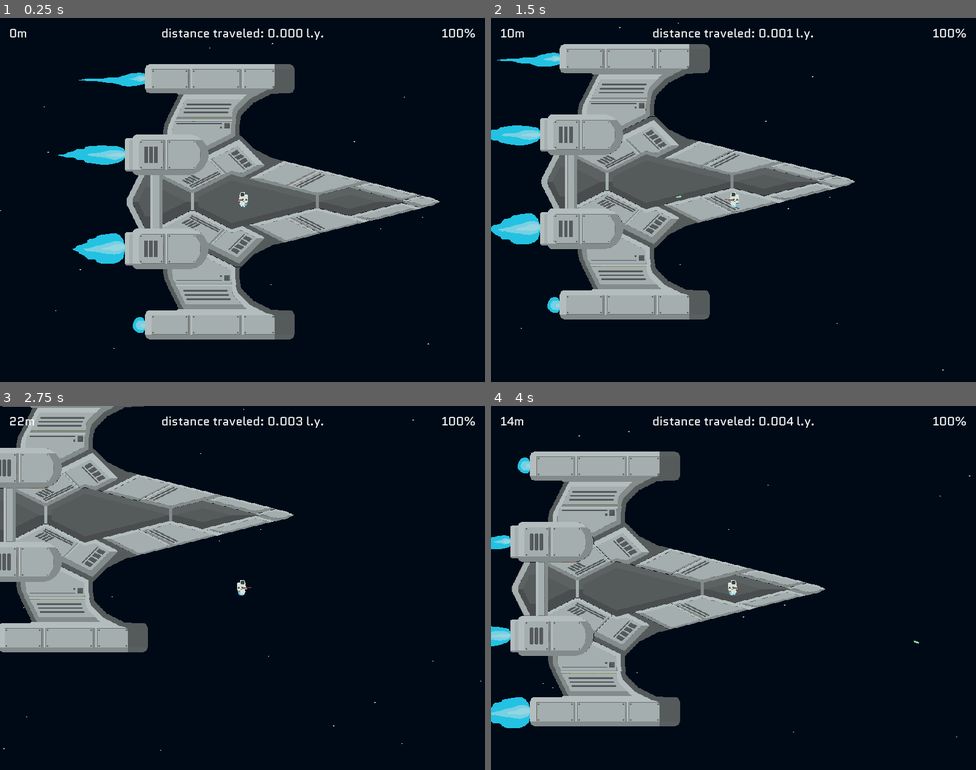
Above: before the commit, frames 1-4 (two rows, left to right).
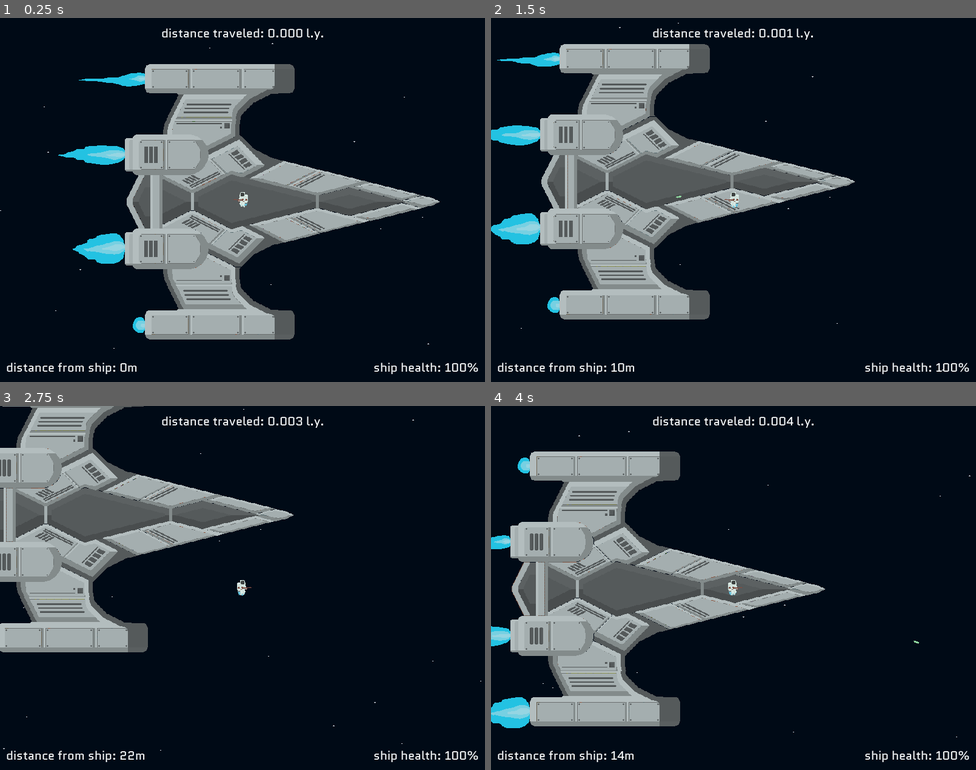
Above: after the commit, the same moments.

Repository: AlexTheRegent/endless-jam-2022
Game: Godot game, scene res://scenes/game.tscn
The game is run twice, just before and just after one commit, with the same random seed, the same clock (stepped at 60 frames per second) and the same inputs.
Inputs (mouse positions are in pixels of both pictures, inside the frame that each line leads up to):
- Up to frame 1 (0.25 s): no input
- Up to frame 2 (1.5 s): tap Enter at 0.5 s; move the mouse to (840, 181) at 0.52 s; hold D (move_right) 0.53-1.28 s; tap E (use) at 0.6 s; move the mouse to (636, 218) at 1.27 s; hold S (move_down) from 1.28 s (still down); click (636, 218) at 1.35 s
- Up to frame 3 (2.75 s): tap E (use) at 1.55, 2.1 s; move the mouse to (291, 507) at 2.02 s; release S (move_down) at 2.03 s; hold D (move_right) from 2.03 s (still down)
- Up to frame 4 (4 s): move the mouse to (709, 660) at 2.77 s; release D (move_right) at 2.78 s; hold W (move_up) 2.78-3.53 s; tap E (use) at 2.85, 3.8 s; move the mouse to (879, 642) at 3.52 s; hold A (move_left) from 3.53 s (still down); click (879, 642) at 3.6 s

The runs differ from the first frame. In frame 1, 0.6% of the frame differs, in the area x 1-99%, y 2-98%; in frame 2, 0.6%; in frame 3, 0.6%; in frame 4, 0.6%.

Commit message:
Reworked UI

Diff:
--- a/prefabs/ui.gd
+++ b/prefabs/ui.gd
@@ -15,8 +15,8 @@
 	var player := get_node("/root/game/player") as Node2D
 	var ship := get_node("/root/game/ship") as Node2D
 
-	$control/distance.text = "%.0fm" % ((player.global_position - ship.global_position).length() / 15.0)
-	$control/health.text = "%.0f%%" % ( float(ship.alive_parts) / ship.total_parts * 100)
+	$control/distance.text = "distance from ship: %.0fm" % ((player.global_position - ship.global_position).length() / 15.0)
+	$control/health.text = "ship health: %.0f%%" % ( float(ship.alive_parts) / ship.total_parts * 100)
 	$control/traveled.text = "distance traveled: %.3f l.y." % (_distance_traveled)
 
 	_distance_traveled += delta * TRAVEL_SPEED
--- a/prefabs/ui.tscn
+++ b/prefabs/ui.tscn
@@ -14,10 +14,12 @@
 }
 
 [node name="distance" type="Label" parent="control"]
-margin_left = 24.0
-margin_top = 16.0
-margin_right = 89.0
-margin_bottom = 63.0
+anchor_top = 1.0
+anchor_bottom = 1.0
+margin_left = 16.0
+margin_top = -63.0
+margin_right = 576.0
+margin_bottom = -16.0
 custom_fonts/font = ExtResource( 1 )
 text = "14m"
 __meta__ = {
@@ -40,11 +42,13 @@
 
 [node name="health" type="Label" parent="control"]
 anchor_left = 1.0
+anchor_top = 1.0
 anchor_right = 1.0
-margin_left = -260.0
-margin_top = 16.0
-margin_right = -24.0
-margin_bottom = 63.0
+anchor_bottom = 1.0
+margin_left = -645.0
+margin_top = -63.0
+margin_right = -16.0
+margin_bottom = -16.0
 custom_fonts/font = ExtResource( 1 )
 text = "10%"
 align = 2
--- a/scenes/game.gd
+++ b/scenes/game.gd
@@ -36,17 +36,17 @@
 		spawn_star(gpos, randf() * (STAR_SPEED_MAX - STAR_SPEED_MIN) + STAR_SPEED_MIN)
 
 
-# func _unhandled_input(event: InputEvent) -> void:
-# 	if event is InputEventKey:
-# 		if event.pressed and event.echo == false:
-# 			if event.scancode == KEY_LEFT:
-# 				spawn_asteroid(get_global_mouse_position(), Vector2.LEFT)
-# 			elif event.scancode == KEY_RIGHT:
-# 				spawn_asteroid(get_global_mouse_position(), Vector2.RIGHT)
-# 			elif event.scancode == KEY_UP:
-# 				spawn_asteroid(get_global_mouse_position(), Vector2.UP)
-# 			elif event.scancode == KEY_DOWN:
-# 				spawn_asteroid(get_global_mouse_position(), Vector2.DOWN)
+func _unhandled_input(event: InputEvent) -> void:
+	if event is InputEventKey:
+		if event.pressed and event.echo == false:
+			if event.scancode == KEY_LEFT:
+				spawn_asteroid(get_global_mouse_position(), Vector2.LEFT)
+			elif event.scancode == KEY_RIGHT:
+				spawn_asteroid(get_global_mouse_position(), Vector2.RIGHT)
+			elif event.scancode == KEY_UP:
+				spawn_asteroid(get_global_mouse_position(), Vector2.UP)
+			elif event.scancode == KEY_DOWN:
+				spawn_asteroid(get_global_mouse_position(), Vector2.DOWN)
 
 
 func spawn_asteroid(position: Vector2, direction: Vector2, asteroid_size := "big", speed := 200.0) -> void:
